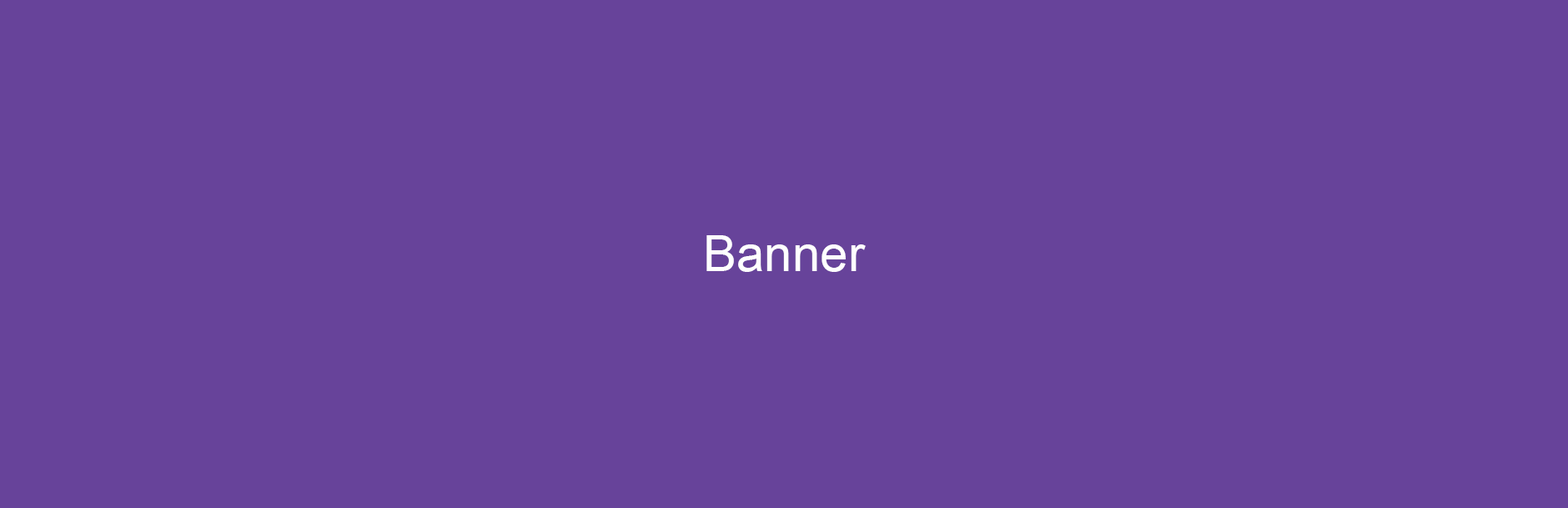
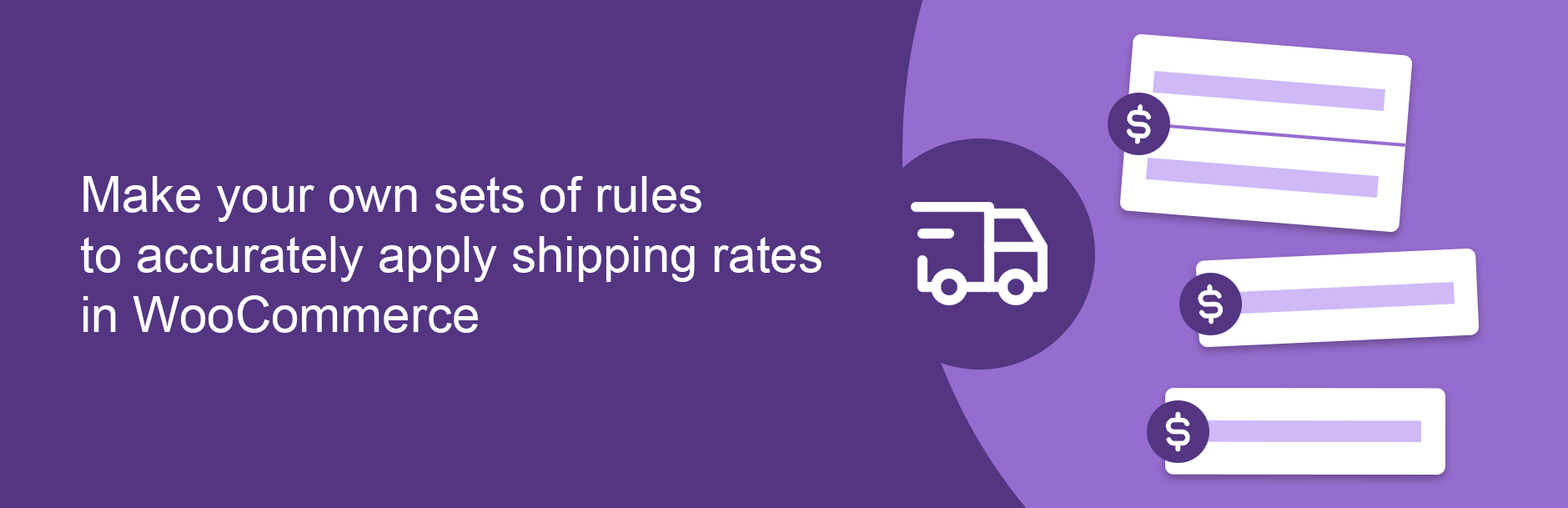
Layers edited between the first and the second (1568, 508) image:
added group "Groupe 5" with 6 layers above "Groupe 4 copie" over left=1107, top=34, right=1413, bottom=232
added layer "Rectangle 1 copie 4" in group "Groupe 5" over left=1152, top=70, right=1386, bottom=111
added layer "Rectangle 1 copie 2" (1st of 3, in "Groupe 5") in group "Groupe 5" over left=1145, top=157, right=1379, bottom=198
added layer "Rectangle 1 copie 3" in group "Groupe 5" over left=1125, top=120, right=1406, bottom=147
added layer "Rectangle arrondi 1 copie" (1st of 3, in "Groupe 5") in group "Groupe 5" over left=1120, top=34, right=1413, bottom=232
added group "Groupe 4 copie" with 4 layers above "Groupe 4" over left=1146, top=387, right=1446, bottom=475
added layer "Rectangle arrondi 1 copie" (2nd of 3, in "Groupe 4 copie") in group "Groupe 4 copie" over left=1165, top=387, right=1446, bottom=475
added group "Groupe 4" with 4 layers above "Groupe 3" over left=1179, top=248, right=1479, bottom=347
added layer "Rectangle 1 copie 2" (3rd of 3, in "Groupe 4") in group "Groupe 4" over left=1221, top=281, right=1455, bottom=315
added layer "Rectangle arrondi 1 copie" (3rd of 3, in "Groupe 4") in group "Groupe 4" over left=1196, top=248, right=1479, bottom=347
added group "Groupe 3" with 4 layers above "Groupe 2" over left=80, top=0, right=1568, bottom=508
added layer "Make your own sets of rules to accurately apply shipping rates" in group "Groupe 3" over left=80, top=175, right=822, bottom=333
added layer "truck-delivery" in group "Groupe 3" over left=910, top=201, right=1048, bottom=306
added layer "Ellipse 2" in group "Groupe 3" over left=864, top=138, right=1096, bottom=370
added layer "Ellipse 1" in group "Groupe 3" over left=902, top=0, right=1568, bottom=508
moved "Banner" into group "Groupe 1" over left=706, top=235, right=866, bottom=272
painted on "Calque 1" over left=0, top=0, right=1568, bottom=508
…and 7 more changes (7 added)
